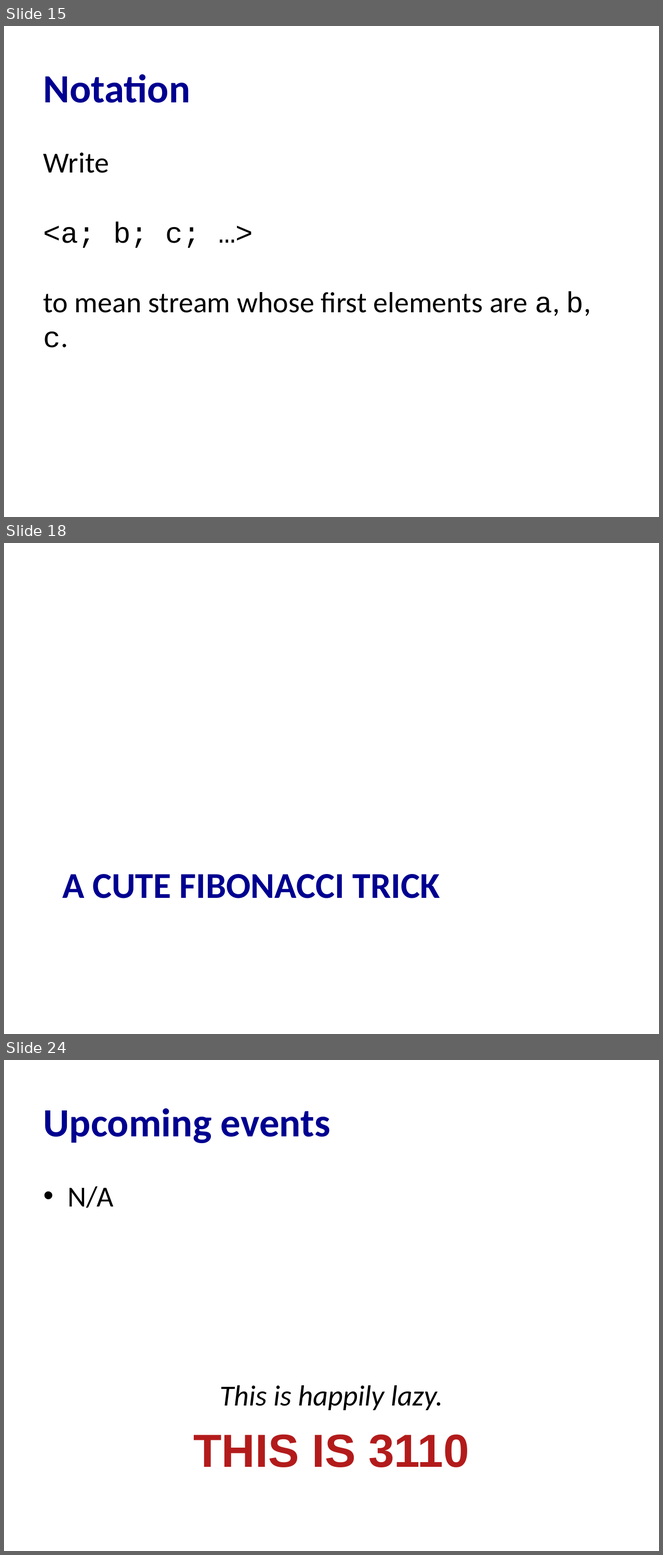
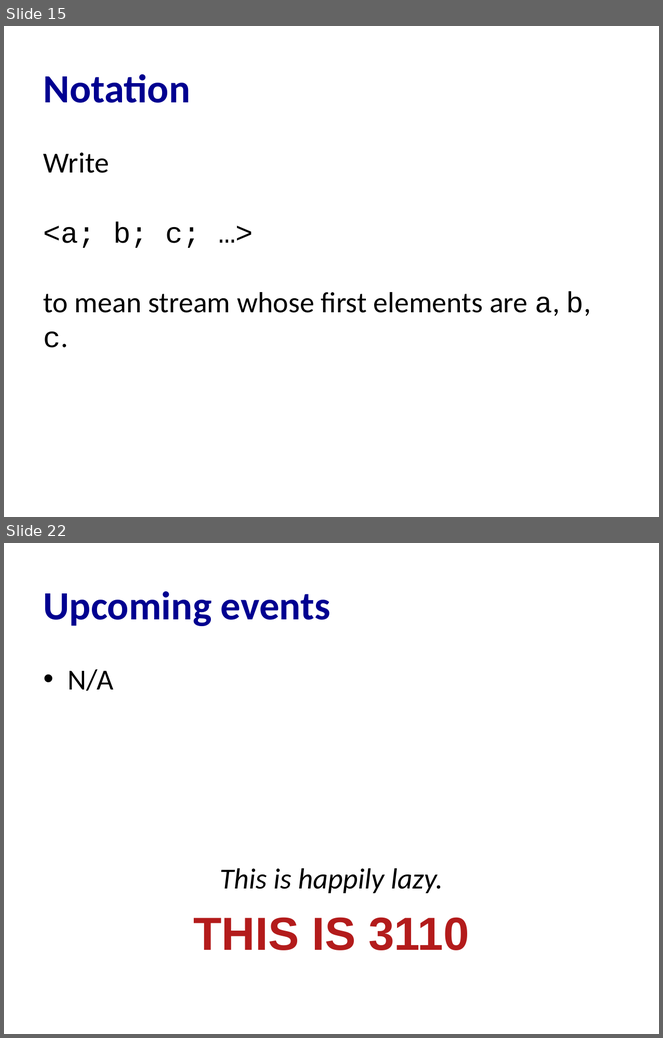
Before and after one commit to cs3110/materials-2019fa, a slide deck: 24-streams/lec.pptx. Shown one above the other, each under a label of ours: slides 15, 18 and 24 before the commit, slides 15 and 22 after it; the slides between them are not shown. The pictures are 663x1555 and 663x1038 pixels, drawn with LibreOffice and Linux fonts; fonts in the diff are those of the drawing. Boxes give left, top, right and bottom in pixels: in the first picture for what was removed or moved away, otherwise in the second. Text is boxed around its words. In the diff, an @@ line names an element or a change of style, - is before the commit and + after.

```diff
--- a/24-streams/lec.pptx
+++ b/24-streams/lec.pptx
@@ slide 18 removed at bbox=[4, 543, 659, 1034], background #FFFFFF @@
@@ title removed at bbox=[62, 874, 440, 899] @@
-A CUTE FIBONACCI TRICK
@@ what was slide 24 is now slide 22 @@
```
Also in this commit, not shown: 4 slides changed, 5 slides added, 6 other slides removed, 2 other files.
